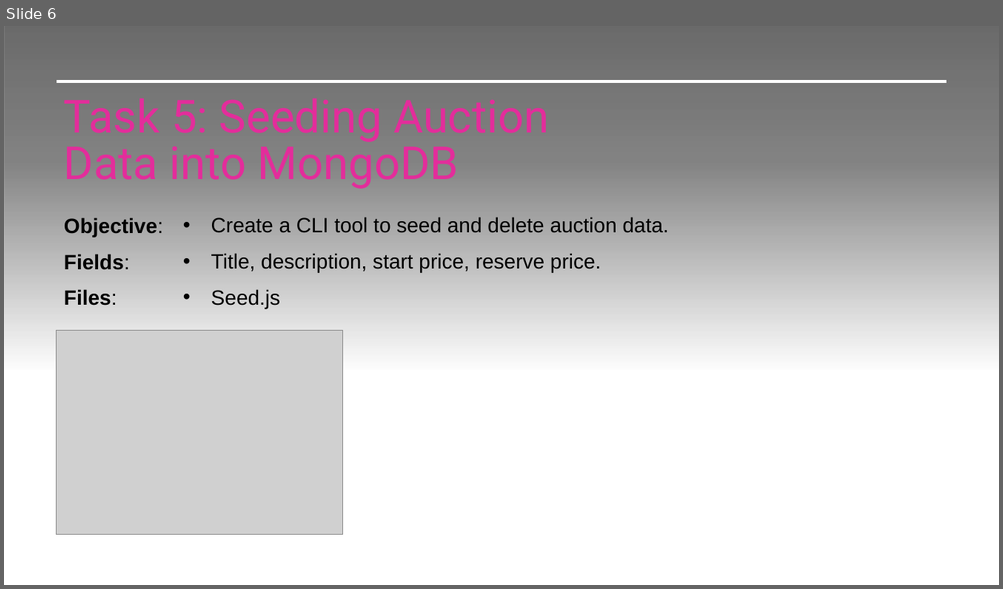
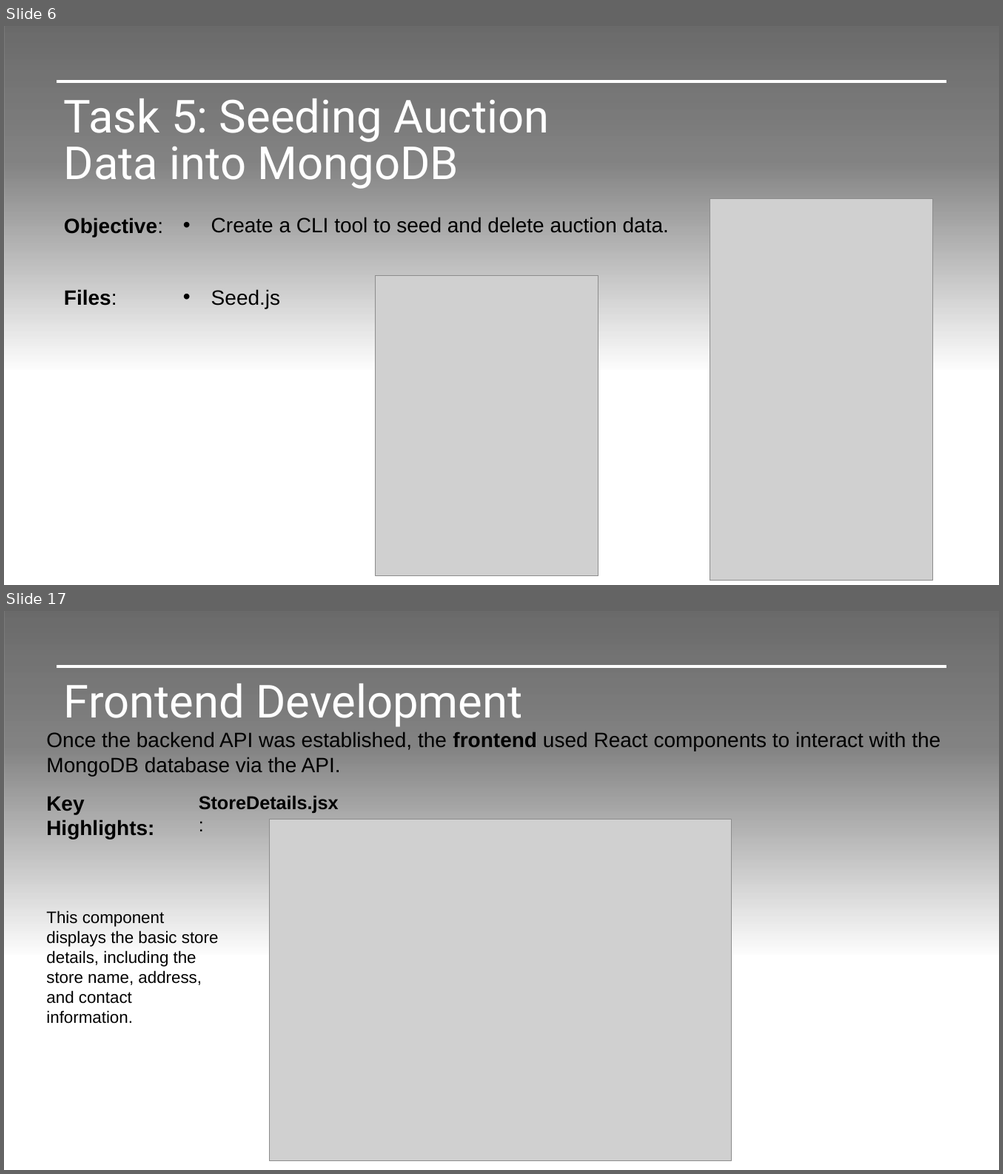
Before and after one commit to jvmacuto/mission-05-z-energy, a slide deck: Documents/Mission 5.pptx. Shown one above the other, each under a label of ours: slide 6 before the commit, slides 6 and 17 after it; the slides between them are not shown. The pictures are 1003x589 and 1003x1174 pixels, drawn with LibreOffice and Linux fonts; fonts in the diff are those of the drawing; grey boxes stand for pictures; background and template pictures are left out. Boxes give left, top, right and bottom in pixels: in the first picture for what was removed or moved away, otherwise in the second. Text is boxed around its words. In the diff, an @@ line names an element or a change of style, - is before the commit and + after.

```diff
--- a/Documents/Mission 5.pptx
+++ b/Documents/Mission 5.pptx
@@ slide 17 added at [4, 611, 999, 1170], background picture (left out) @@
@@ rectangle added at [4, 611, 999, 967], fill gradient #000000 @@
@@ line added from (57, 667) to (946, 667), #FFFFFF 3 pt @@
@@ title added at [64, 684, 522, 727], 44 pt, text #FFFFFF @@
+Frontend Development
@@ text added at [46, 732, 940, 776], 20 pt, text #000000 @@
+Once the backend API was established, the frontend used React components to interact with the MongoDB database via the API.
@@ text added at [46, 796, 154, 840], 20 pt, text #000000, bold @@
+Key Highlights:
@@ text added at [199, 795, 338, 813], 18 pt, text #000000, bold @@
+StoreDetails.jsx:
@@ picture added at [270, 819, 731, 1161] @@
@@ text added at [46, 911, 219, 1024], 16 pt, text #000000 @@
+This component displays the basic store details, including the store name, address, and contact information.
@@ line added from (57, 1126) to (946, 1126), #FFFFFF 0.5 pt @@
@@ slide 6 changed as well @@
@@ title "Task 5: Seeding Auction Data ..." at [64, 99, 549, 189]: text colour #E32D9B to #FFFFFF @@
@@ picture added at [710, 199, 933, 581] @@
@@ text removed at [64, 254, 130, 270] @@
-Fields:
@@ text removed at [211, 253, 601, 273] @@
-• Title, description, start price, reserve price.
@@ picture added at [375, 276, 599, 577] @@
@@ picture removed at [57, 330, 343, 535] @@
```
Also in this commit, not shown: 6 other slides changed, 14 other slides added.
